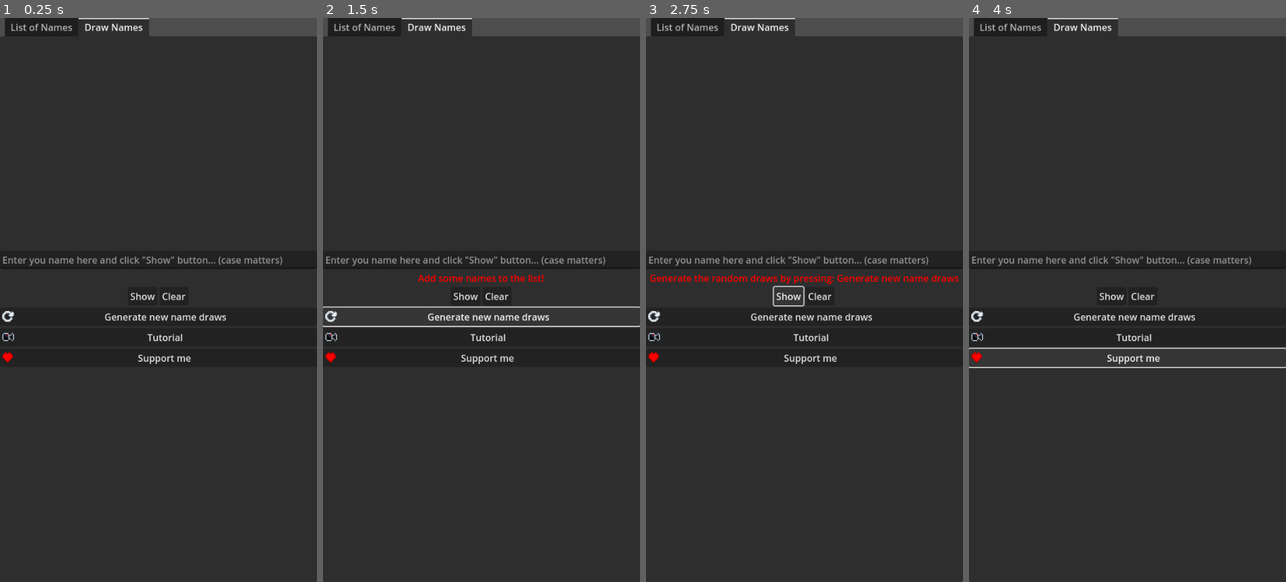
Above: before the commit, frames 1-4 (left to right).
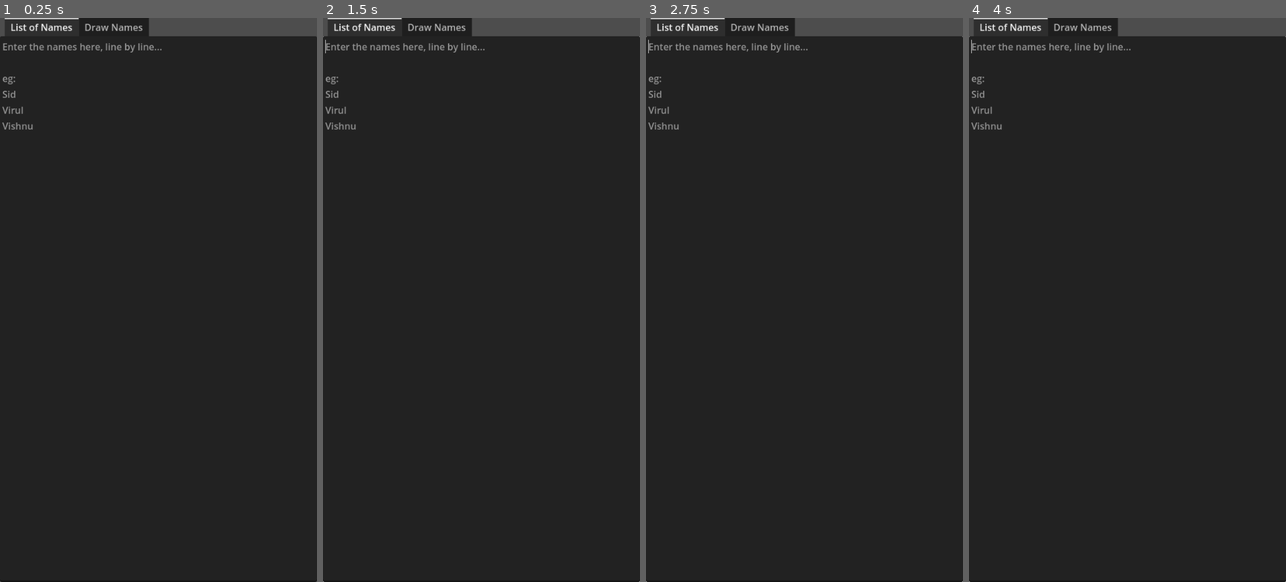
Above: after the commit, the same moments.

Repository: sid-the-loser/secret-santa
Game: Godot game, scene res://Scenes/main.tscn
The game is run twice, just before and just after one commit, with the same random seed, the same clock (stepped at 60 frames per second) and the same inputs.
Inputs (mouse positions are in pixels of both pictures, inside the frame that each line leads up to):
- Up to frame 1 (0.25 s): no input
- Up to frame 2 (1.5 s): click (481, 316) at 0.5 s, where only the run before the commit has a clickable "Generate new name draws"; click (481, 316) at 1.25 s, where only the run before the commit has a clickable "Generate new name draws"
- Up to frame 3 (2.75 s): click (788, 294) at 2 s, where only the run before the commit has a clickable "Show"
- Up to frame 4 (4 s): click (1143, 294) at 2.75 s, where only the run before the commit has a clickable "Clear"; click (1127, 356) at 3.5 s, where only the run before the commit has a clickable "Support me"

The runs differ from the first frame. In frame 1, 2.2% of the frame differs, in the area x 0-100%, y 0-100%; in frame 2, 3.1%; in frame 3, 3.0%; in frame 4, 2.7%.

Commit message:
fixed some bugs

Diff:
--- a/Scenes/main.tscn
+++ b/Scenes/main.tscn
@@ -21,11 +21,10 @@
 anchor_bottom = 1.0
 grow_horizontal = 2
 grow_vertical = 2
-current_tab = 1
+current_tab = 0
 metadata/_edit_use_anchors_ = true
 
 [node name="List of Names" type="TextEdit" parent="TabContainer"]
-visible = false
 layout_mode = 2
 placeholder_text = "Enter the names here, line by line...
 
@@ -36,6 +35,7 @@
 metadata/_tab_index = 0
 
 [node name="Draw Names" type="VBoxContainer" parent="TabContainer"]
+visible = false
 layout_mode = 2
 alignment = 1
 metadata/_tab_index = 1
--- a/Scripts/main.gd
+++ b/Scripts/main.gd
@@ -63,14 +63,13 @@
 					available_names.remove_at(available_names.find(assigned))
 
 			if i in available_names: # removes if the current name is in the available_names list variable
-				available_names.remove_at(available_names.find(i))
+				if (len(available_names)) > 1:
+					available_names.remove_at(available_names.find(i))
+				else:
+					random_assigning.insert(randi_range(0, len(random_assigning)-1), i)
+					break
 
-			var _temp = randi_range(0, len(available_names)-1)
-			print(len(available_names)-1)
-
-			print(_temp)
-
-			random_assigning.append(available_names[_temp])
+			random_assigning.append(available_names[randi_range(0, len(available_names)-1)])
 
 			from_to_dict[names[i]] = names[random_assigning[-1]]
 
--- a/icon.svg
+++ /dev/null
@@ -1 +0,0 @@
-<svg xmlns="http://www.w3.org/2000/svg" width="128" height="128"><rect width="124" height="124" x="2" y="2" fill="#363d52" stroke="#212532" stroke-width="4" rx="14"/><g fill="#fff" transform="translate(12.322 12.322)scale(.101)"><path d="M105 673v33q407 354 814 0v-33z"/><path fill="#478cbf" d="m105 673 152 14q12 1 15 14l4 67 132 10 8-61q2-11 15-15h162q13 4 15 15l8 61 132-10 4-67q3-13 15-14l152-14V427q30-39 56-81-35-59-83-108-43 20-82 47-40-37-88-64 7-51 8-102-59-28-123-42-26 43-46 89-49-7-98 0-20-46-46-89-64 14-123 42 1 51 8 102-48 27-88 64-39-27-82-47-48 49-83 108 26 42 56 81zm0 33v39c0 276 813 276 814 0v-39l-134 12-5 69q-2 10-14 13l-162 11q-12 0-16-11l-10-65H446l-10 65q-4 11-16 11l-162-11q-12-3-14-13l-5-69z"/><path d="M483 600c0 34 58 34 58 0v-86c0-34-58-34-58 0z"/><circle cx="725" cy="526" r="90"/><circle cx="299" cy="526" r="90"/></g><g fill="#414042" transform="translate(12.322 12.322)scale(.101)"><circle cx="307" cy="532" r="60"/><circle cx="717" cy="532" r="60"/></g></svg>
--- a/project.godot
+++ b/project.godot
@@ -12,7 +12,7 @@
 
 config/name="Secret Santa"
 config/description="An app Loser made for Secret Santa event in his group. Commisioned by Virz."
-config/version="r1.0.0"
+config/version="1.0.0"
 run/main_scene="res://Scenes/main.tscn"
 config/features=PackedStringArray("4.3", "GL Compatibility")
 boot_splash/bg_color=Color(0, 0, 0, 1)
Binary file changed: app-icon.ico
Not shown, removed: icon.svg.import
